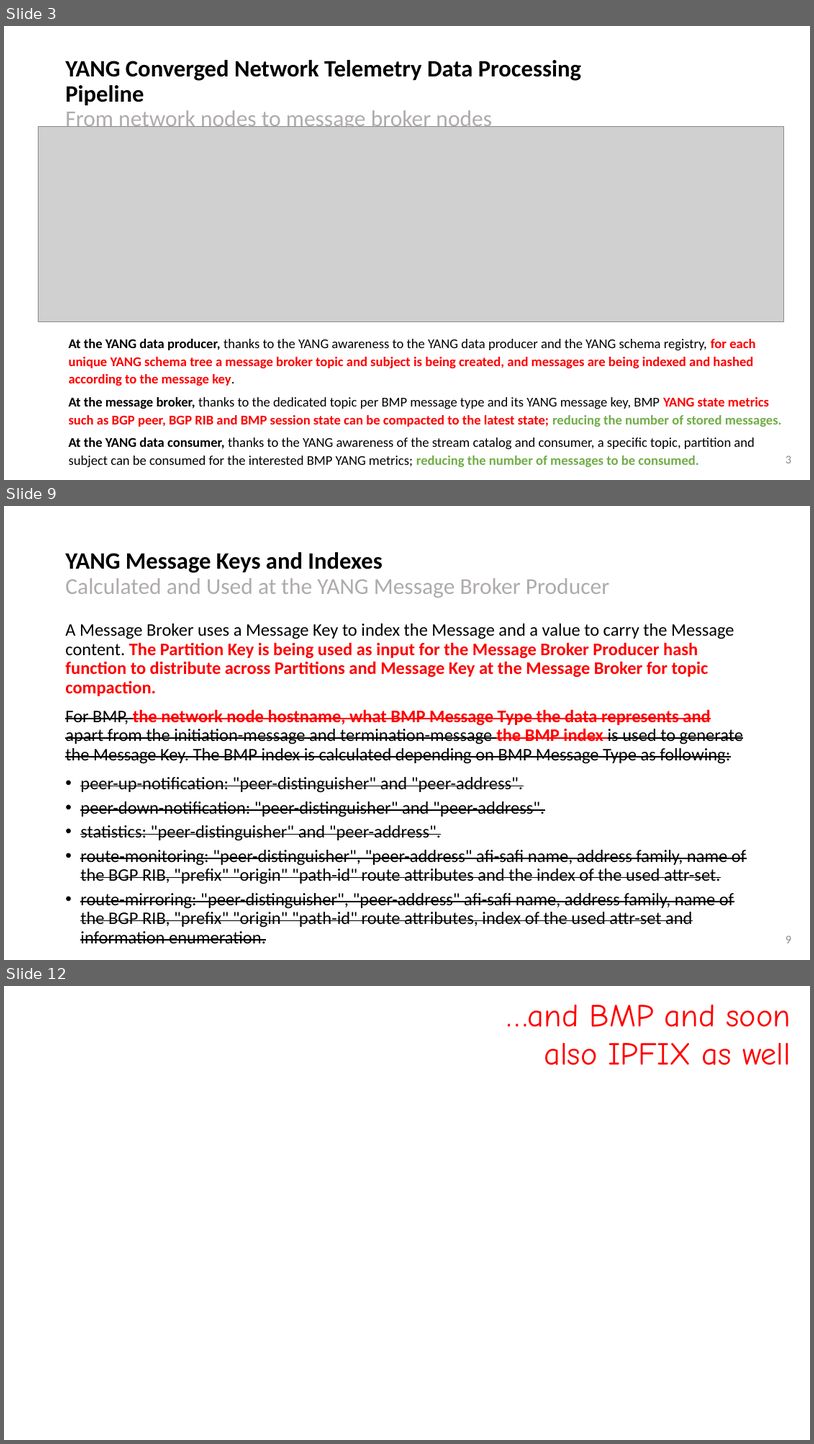
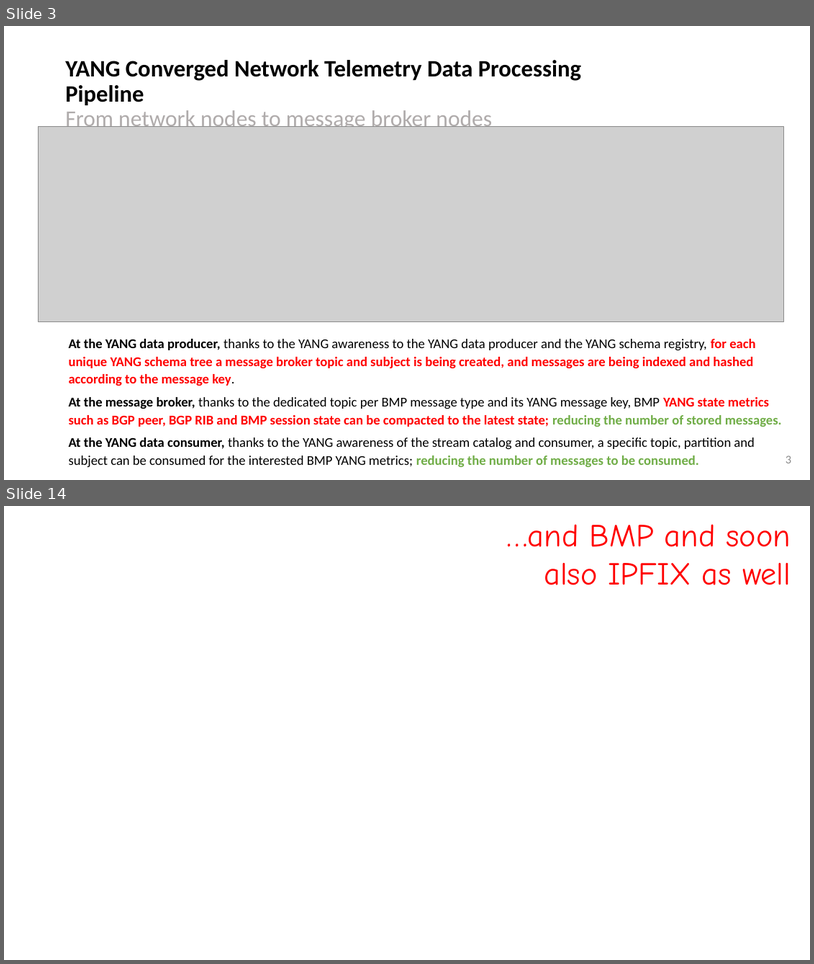
Before and after one commit to network-analytics/ietf-network-analytics-document-status, a slide deck: 126/NMOP/draft-netana-nmop-message-broker-bmp-telemetry-msg-03.pptx. Shown one above the other, each under a label of ours: slides 3, 9 and 12 before the commit, slides 3 and 14 after it; the slides between them are not shown. The pictures are 814x1444 and 814x964 pixels, drawn with LibreOffice and Linux fonts; fonts in the diff are those of the drawing; grey boxes stand for pictures; background and template pictures are left out. Boxes give left, top, right and bottom in pixels: in the first picture for what was removed or moved away, otherwise in the second. Text is boxed around its words. In the diff, an @@ line names an element or a change of style, - is before the commit and + after.

```diff
--- a/126/NMOP/draft-netana-nmop-message-broker-bmp-telemetry-msg-03.pptx
+++ b/126/NMOP/draft-netana-nmop-message-broker-bmp-telemetry-msg-03.pptx
@@ slide 9 removed at bbox=[4, 506, 810, 960], background #FFFFFF @@
@@ title removed at bbox=[65, 552, 610, 597] @@
-YANG Message Keys and Indexes
-Calculated and Used at the YANG Message Broker Producer
@@ text removed at bbox=[65, 623, 746, 927] @@
-A Message Broker uses a Message Key to index the Message and a value to carry the Message content. The Partition Key is being used as input for the Message Broker Producer hash function to distribute across Partitions and Message Key at the Message Broker for topic compaction.
-For BMP, the network node hostname, what BMP Message Type the data represents and apart from the initiation-message and termination-message the BMP index is used to generate the Message Key. The BMP index is calculated depending on BMP Message Type as following:
-• peer-up-notification: "peer-distinguisher" and "peer-address".
-• peer-down-notification: "peer-distinguisher" and "peer-address".
-• statistics: "peer-distinguisher" and "peer-address".
-• route-monitoring: "peer-distinguisher", "peer-address" afi-safi name, address family, name of the BGP RIB, "prefix" "origin" "path-id" route attributes and the index of the used attr-set.
-• route-mirroring: "peer-distinguisher", "peer-address" afi-safi name, address family, name of the BGP RIB, "prefix" "origin" "path-id" route attributes, index of the used attr-set and information enumeration.
@@ page number removed at bbox=[786, 935, 792, 943] @@
-9
@@ what was slide 12 is now slide 14 @@
```
Also in this commit, not shown: 8 slides changed, 3 slides added, 1 other file.
